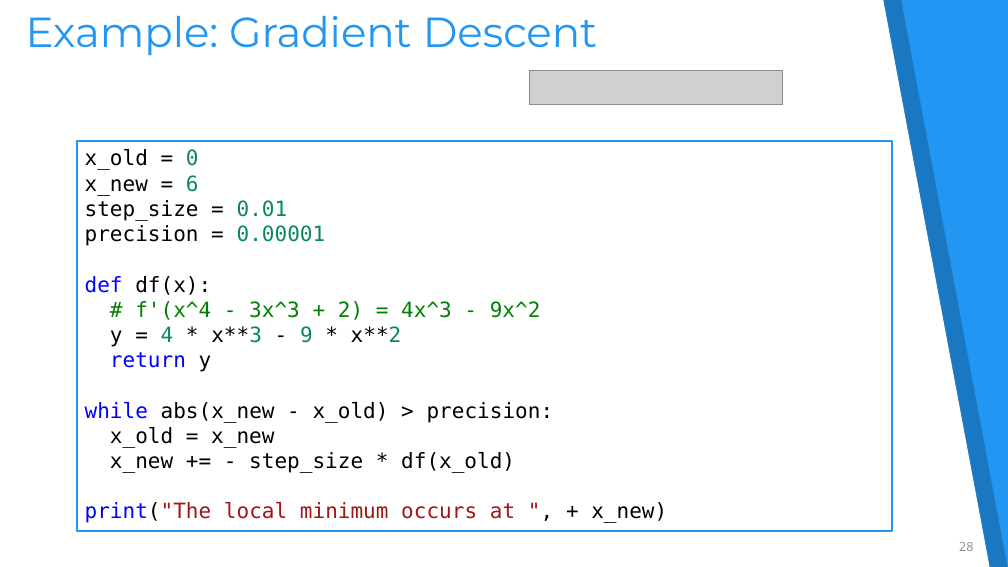
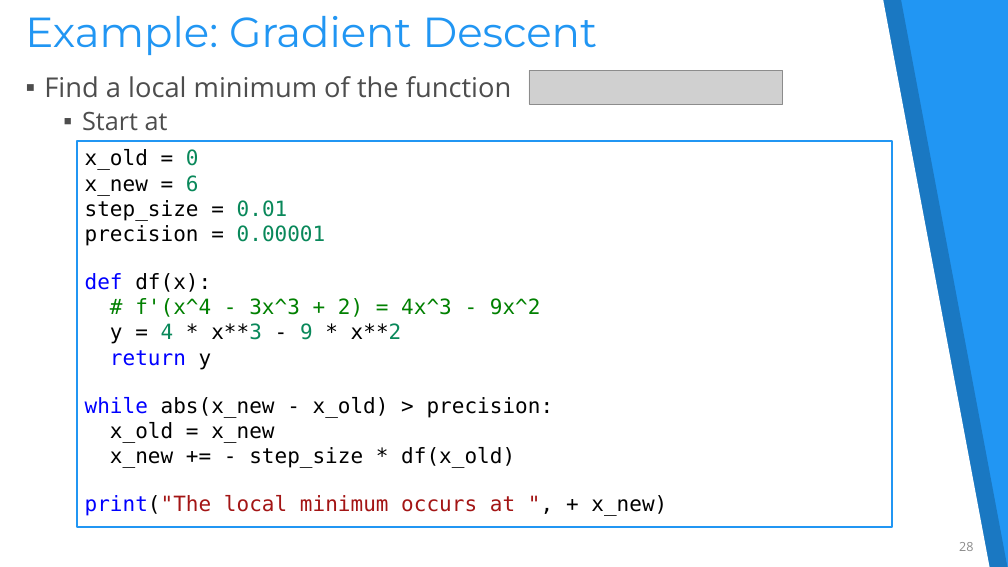
Before and after one commit to aquaruiz/Math_Concepts, a slide deck: slide 28 of 08. Calculus-Exercise/07. Calculus.pptx. Drawn at 1008x567 pixels with LibreOffice and Linux fonts; fonts in the diff are those of the drawing; grey boxes stand for pictures. Boxes give left, top, right and bottom in pixels: in the first picture for what was removed or moved away, otherwise in the second. Text is boxed around its words. In the diff, an @@ line names an element or a change of style, - is before the commit and + after.

```diff
--- a/08. Calculus-Exercise/07. Calculus.pptx
+++ b/08. Calculus-Exercise/07. Calculus.pptx
@@ freeform shape at (0,0,990,567): outline redrawn @@
@@ text added at (44,76,511,131), 26 pt, text #4D4D4D @@
+▪ Find a local minimum of the function
+  ▪ Start at
@@ rectangle "x_old = 0": place and size @@
-rectangle "x_old = 0" at (77,141,892,531)
+rectangle "x_old = 0" at (77,141,892,527)
@@ rectangle "x_old = 0" at (77,141,892,527): outline #2196F3 2 pt to #2196F3 2.01 pt @@
```
Also in this commit, not shown: 18 other slides changed, 6 slides added, 6 slides removed.
